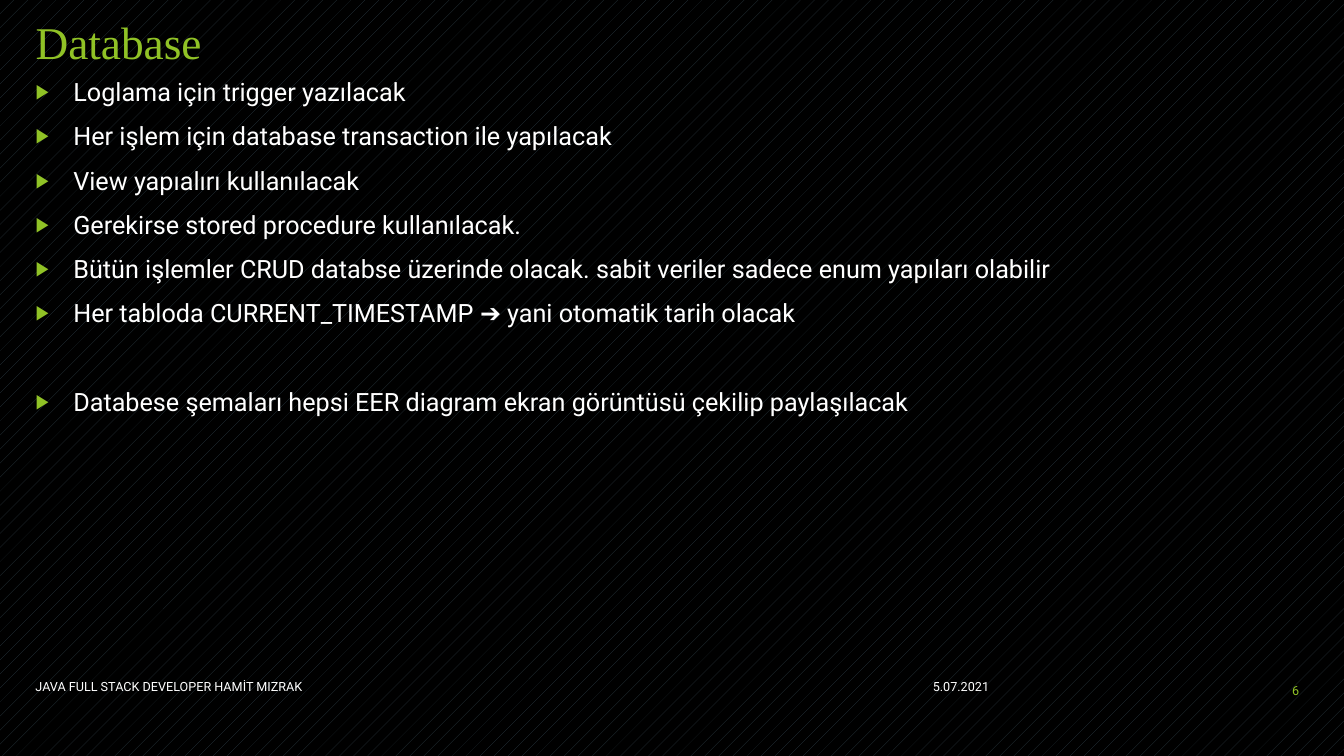
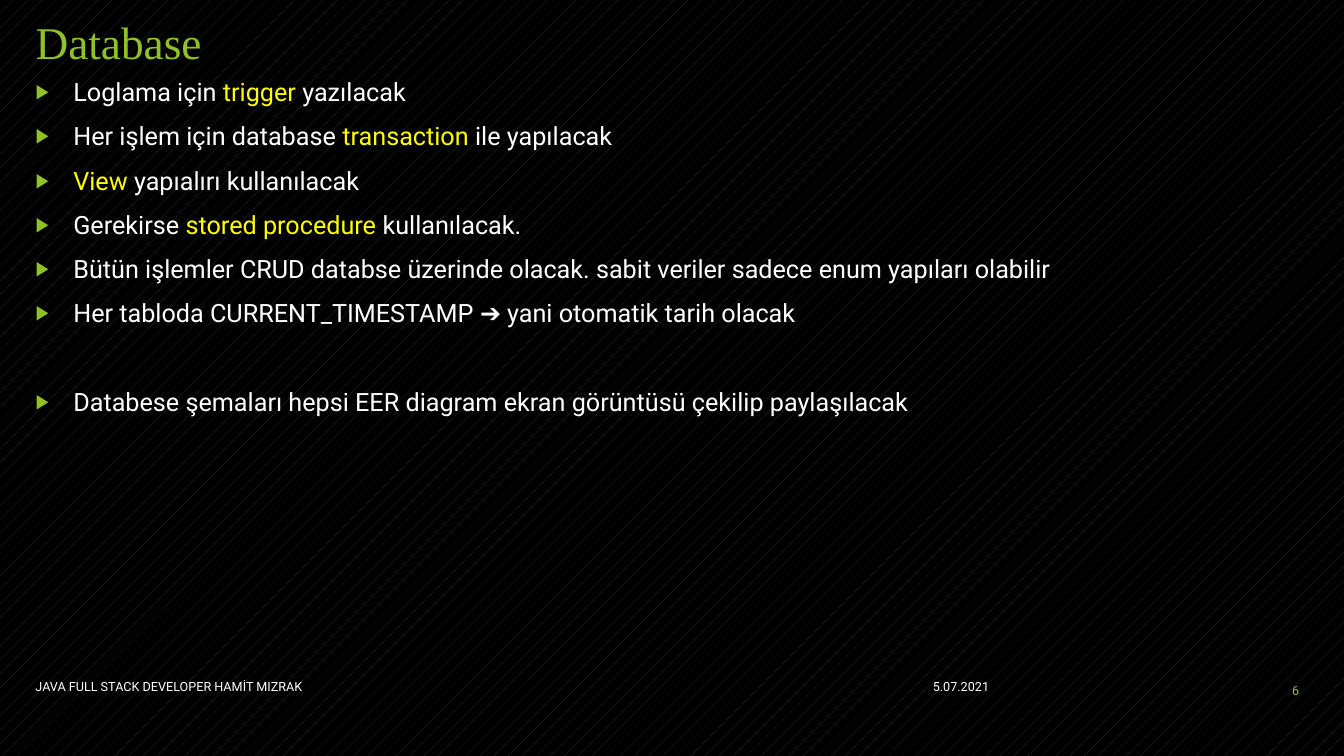
Before and after one commit to hamitmizrak/Staj-JavaEE-1, a slide deck: slide 6 of WebContent/egitim4/Java EE.pptx. Drawn at 1344x756 pixels with LibreOffice and Linux fonts; fonts in the diff are those of the drawing. Boxes give left, top, right and bottom in pixels: in the first picture for what was removed or moved away, otherwise in the second. Text is boxed around its words. In the diff, an @@ line names an element or a change of style, - is before the commit and + after.

Commit message:
Linkler,mail için alt bileşenler,pp revize

```diff
--- a/WebContent/egitim4/Java EE.pptx
+++ b/WebContent/egitim4/Java EE.pptx
@@ text at bbox=[73, 82, 612, 240]: text colour #FFFFFF to #FFFF00 in "trigger", "transaction", "View", "stored procedure" @@
```
Also in this commit, not shown: 6 other slides changed, 2 slides added, 4 other files.
